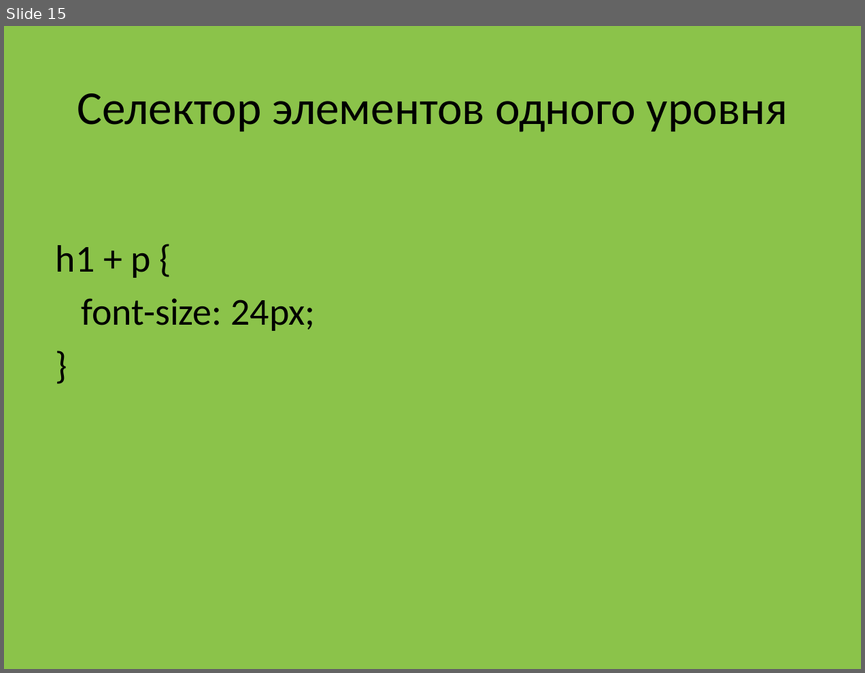
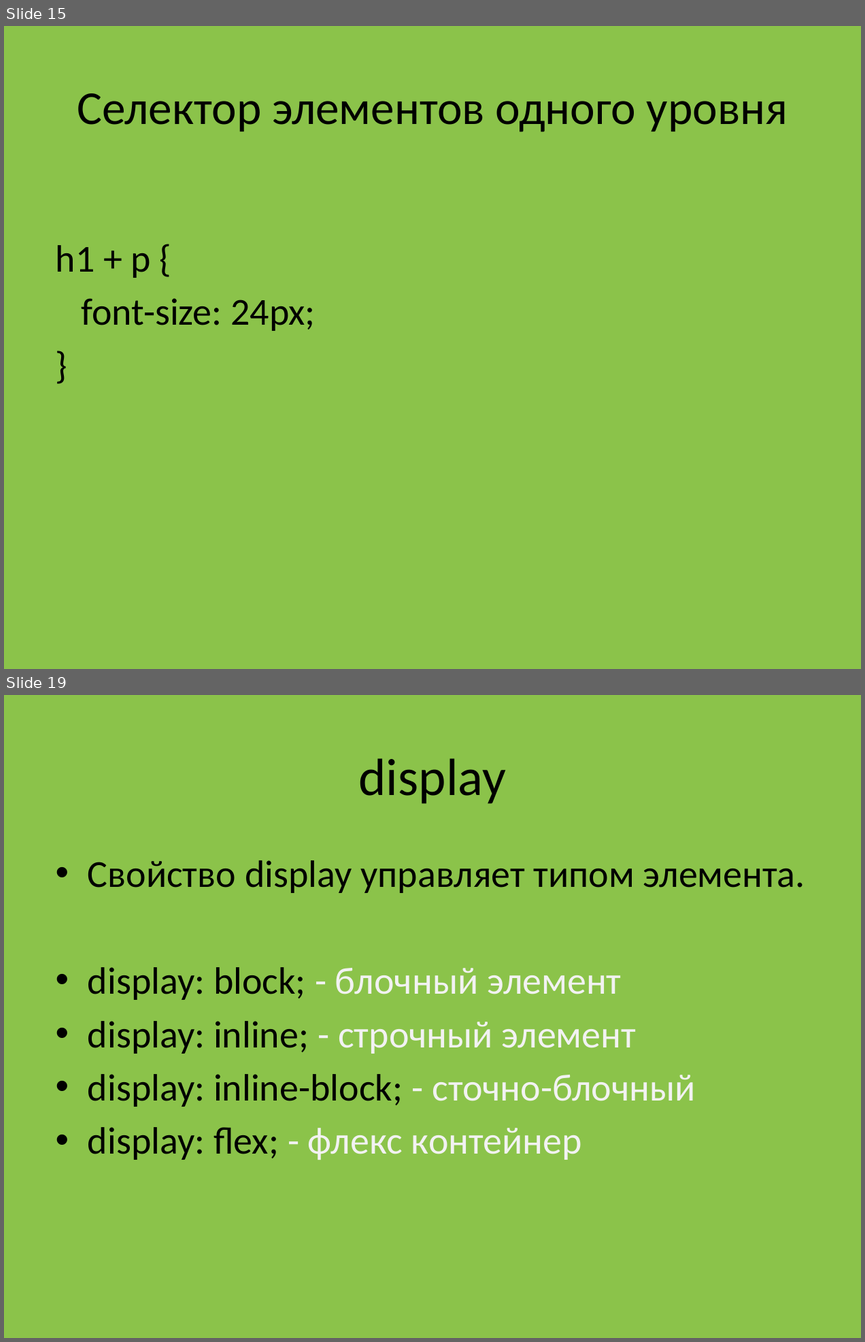
Before and after one commit to fedyashev/course-frontend-group-2, a slide deck: 00-presentation/Frontend 102.pptx. Shown one above the other, each under a label of ours: slide 15 before the commit, slides 15 and 19 after it; the slides between them are not shown. The pictures are 865x673 and 865x1342 pixels, drawn with LibreOffice and Linux fonts; fonts in the diff are those of the drawing. Boxes give left, top, right and bottom in pixels: in the first picture for what was removed or moved away, otherwise in the second. Text is boxed around its words. In the diff, an @@ line names an element or a change of style, - is before the commit and + after.

```diff
--- a/00-presentation/Frontend 102.pptx
+++ b/00-presentation/Frontend 102.pptx
@@ slide 19 added at (4, 695, 861, 1338), background #8BC34A @@
@@ title added at (359, 758, 506, 804), 44 pt, text #000000 @@
+display
@@ text added at (88, 860, 805, 1159), 32 pt, text #000000 @@
+• Свойство display управляет типом элемента.
+• display: block; - блочный элемент
+• display: inline; - строчный элемент
+• display: inline-block; - сточно-блочный
+• display: flex; - флекс контейнер
```
Also in this commit, not shown: 7 other slides added.
